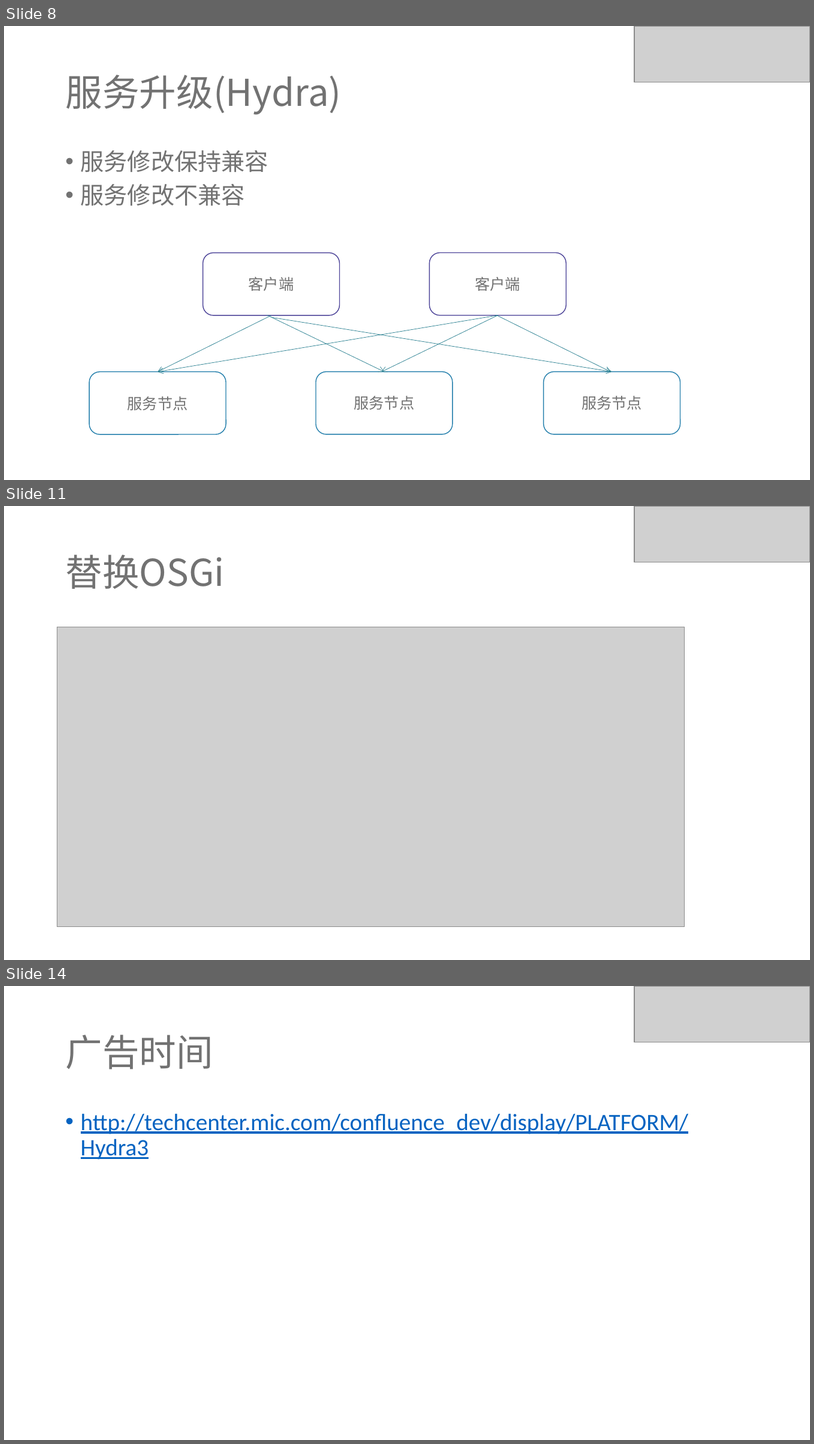
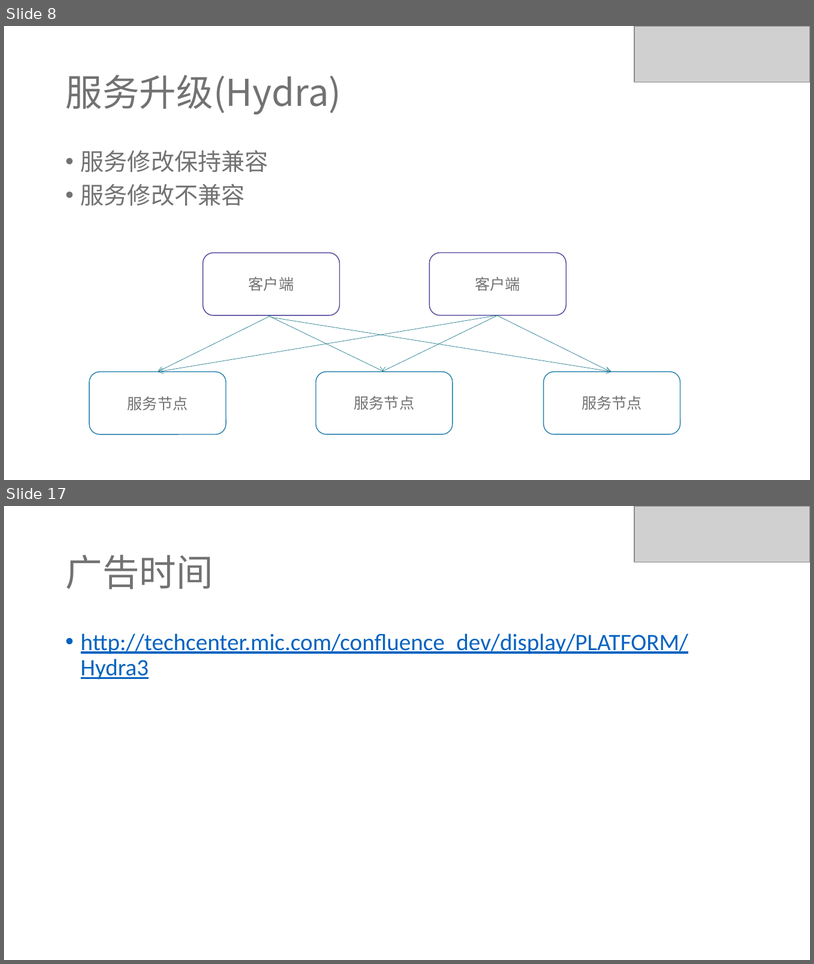
Before and after one commit to ivaneye/ivaneye.github.com, a slide deck: source/ppt/work/焦点服务化框架Hydra的演变-王一帆.pptx. Shown one above the other, each under a label of ours: slides 8, 11 and 14 before the commit, slides 8 and 17 after it; the slides between them are not shown. The pictures are 814x1444 and 814x964 pixels, drawn with LibreOffice and Linux fonts; fonts in the diff are those of the drawing; grey boxes stand for pictures. Boxes give left, top, right and bottom in pixels: in the first picture for what was removed or moved away, otherwise in the second. Text is boxed around its words. In the diff, an @@ line names an element or a change of style, - is before the commit and + after.

```diff
--- a/source/ppt/work/焦点服务化框架Hydra的演变-王一帆.pptx
+++ b/source/ppt/work/焦点服务化框架Hydra的演变-王一帆.pptx
@@ slide 11 removed at (4, 506, 810, 960), background #FFFFFF @@
@@ picture removed at (635, 506, 810, 562) @@
@@ title removed at (65, 555, 224, 589) @@
-替换OSGi
@@ picture removed at (57, 627, 685, 927) @@
@@ what was slide 14 is now slide 17 @@
```
Also in this commit, not shown: 1 slide changed, 7 slides added, 3 other slides removed, 3 other files.
